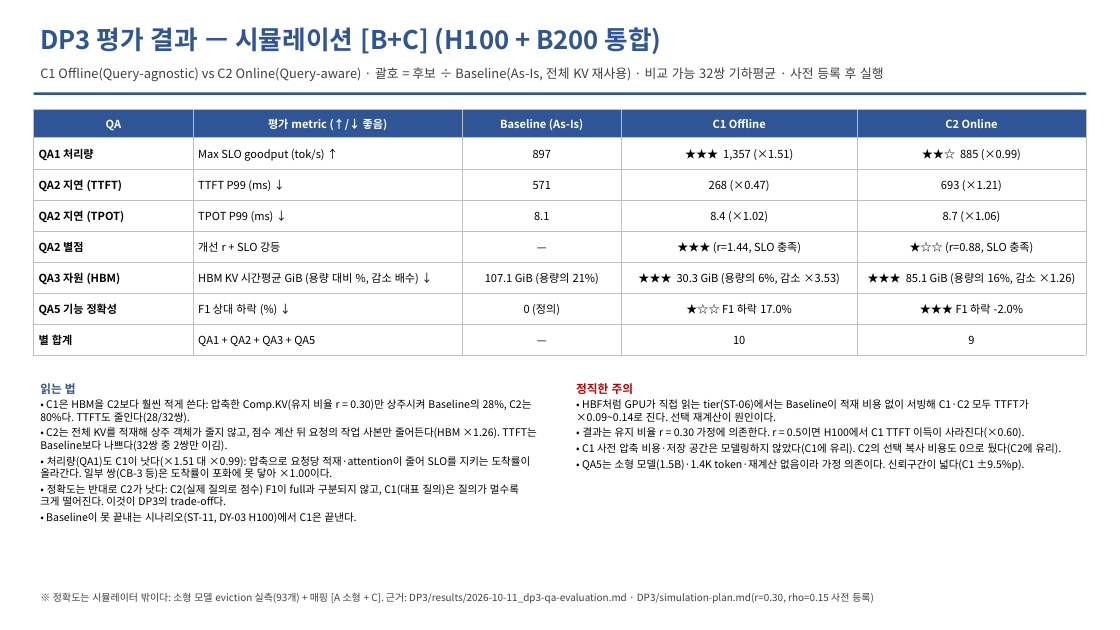
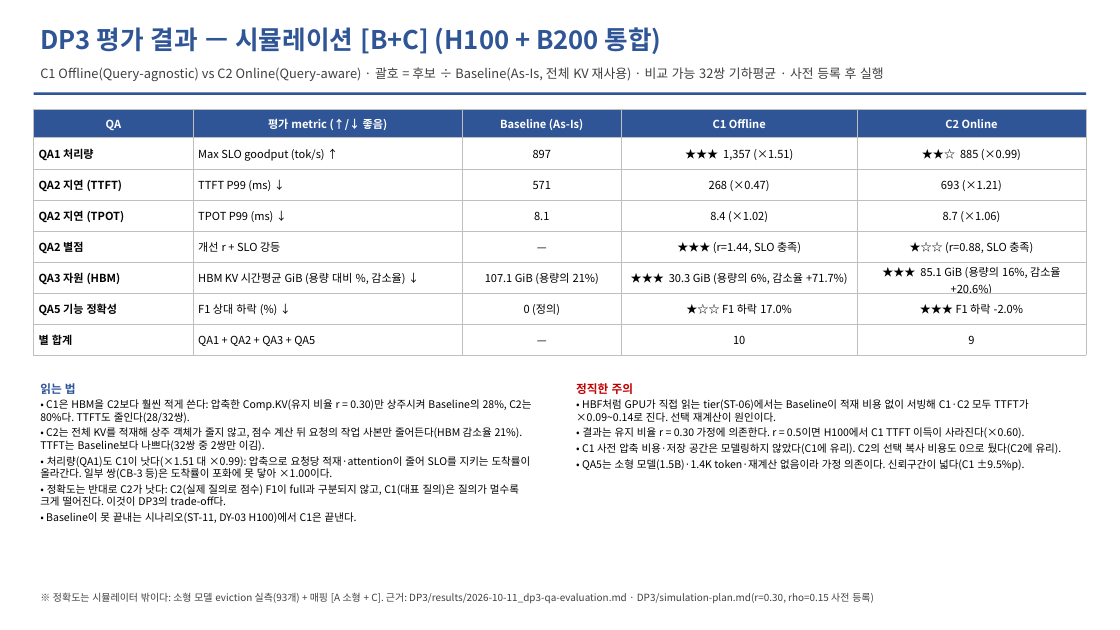
Before and after one commit to mkim0628/vllm, a slide deck: slide 22 of doc-mk/DP-overview-qa-unified.pptx. Drawn at 1120x630 pixels with LibreOffice and Linux fonts; fonts in the diff are those of the drawing. Boxes give left, top, right and bottom in pixels: in the first picture for what was removed or moved away, otherwise in the second. Text is boxed around its words. In the diff, an @@ line names an element or a change of style, - is before the commit and + after.

```diff
--- a/doc-mk/DP-overview-qa-unified.pptx
+++ b/doc-mk/DP-overview-qa-unified.pptx
@@ table at box(34, 109, 1086, 355) @@
-row 6: QA3 자원 (HBM) | HBM KV 시간평균 GiB (용량 대비 %, 감소 배수) ↓ | 107.1 GiB (용량의 21%) | ★★★ 30.3 GiB (용량의 6%, 감소 ×3.53) | ★★★ 85.1 GiB (용량의 16%, 감소 ×1.26)
+row 6: QA3 자원 (HBM) | HBM KV 시간평균 GiB (용량 대비 %, 감소율) ↓ | 107.1 GiB (용량의 21%) | ★★★ 30.3 GiB (용량의 6%, 감소율 +71.7%) | ★★★ 85.1 GiB (용량의 16%, 감소율 +20.6%)
@@ text at box(40, 427, 523, 451): text changed @@
-• C2는 전체 KV를 적재해 상주 객체가 줄지 않고, 점수 계산 뒤 요청의 작업 사본만 줄어든다(HBM ×1.26). TTFT는 Baseline보다 나쁘다(32쌍 중 2쌍만 이김).
+• C2는 전체 KV를 적재해 상주 객체가 줄지 않고, 점수 계산 뒤 요청의 작업 사본만 줄어든다(HBM 감소율 21%). TTFT는 Baseline보다 나쁘다(32쌍 중 2쌍만 이김).
```
Also in this commit, not shown: 11 other slides changed, 6 other files.
